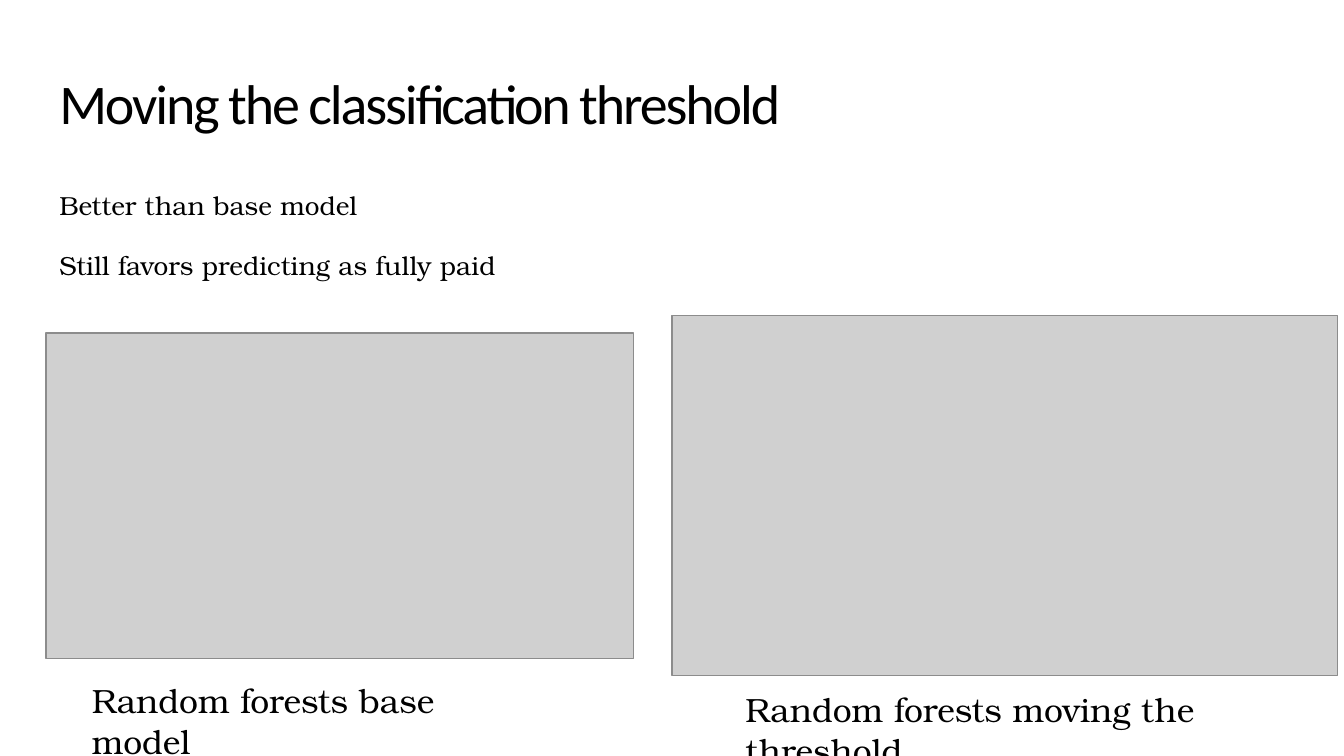
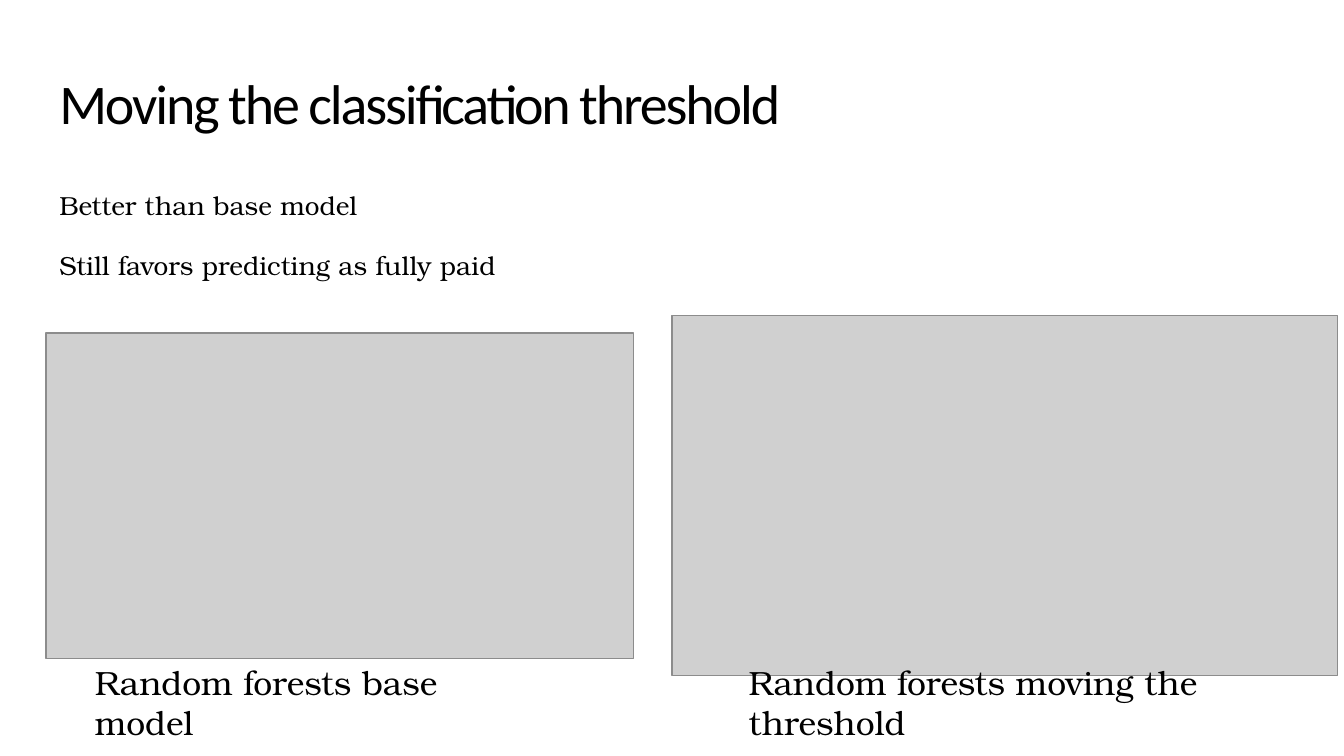
Before and after one commit to mathisme/ThinkfulSLCap, a slide deck: slide 11 of Capstone2.pptx (slide 12 before the commit). Drawn at 1344x756 pixels with LibreOffice and Linux fonts; fonts in the diff are those of the drawing; grey boxes stand for pictures. Boxes give left, top, right and bottom in pixels: in the first picture for what was removed or moved away, otherwise in the second. Text is boxed around its words. In the diff, an @@ line names an element or a change of style, - is before the commit and + after.

```diff
--- a/Capstone2.pptx
+++ b/Capstone2.pptx
@@ text "Random forests base model": place and size @@
-text "Random forests base model" at (92,688,434,755)
+text "Random forests base model" at (95,670,437,736)
@@ text "Random forests moving the threshold" rewrapped from (745,697,1194,730) to (749,670,1197,736) @@
```
Also in this commit, not shown: 8 other slides changed, 1 slide removed.
